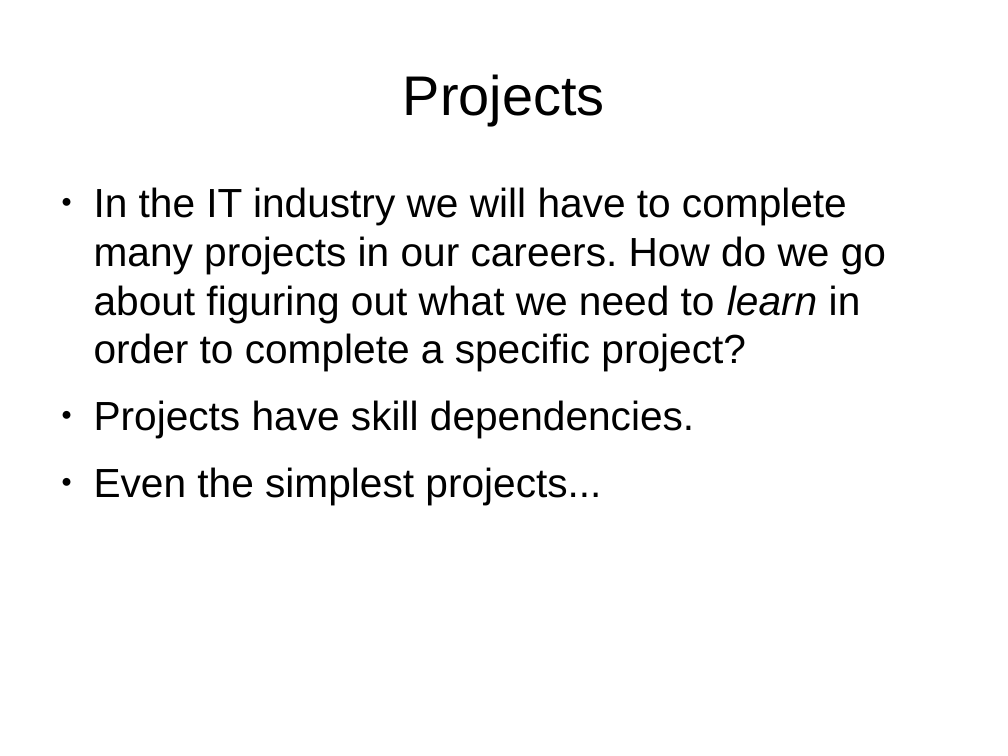
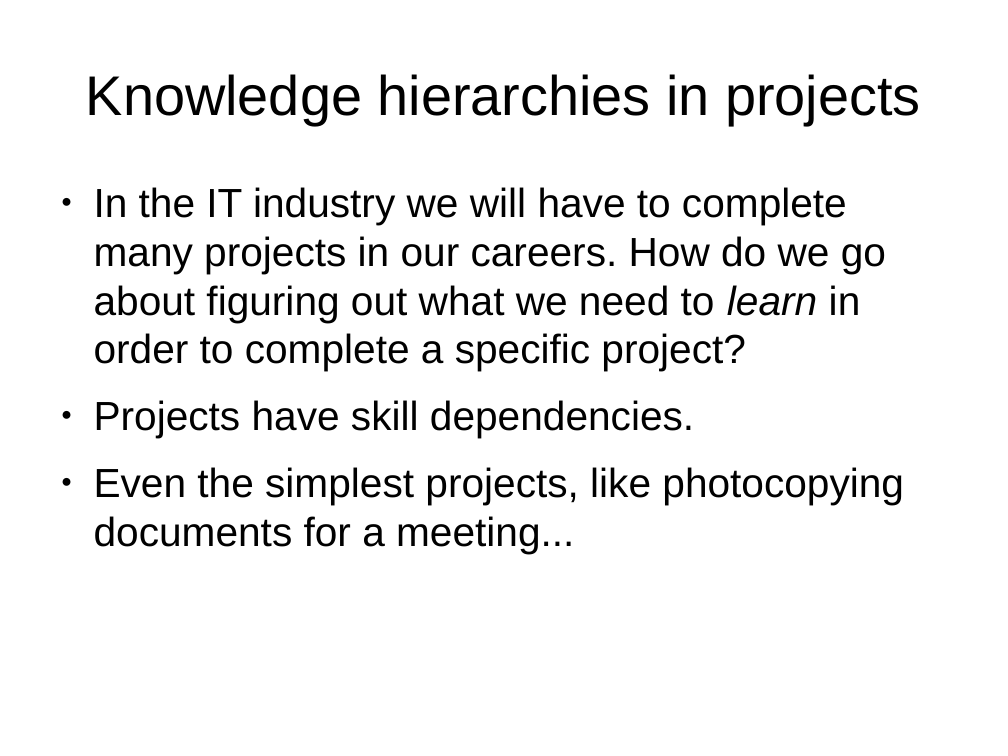
Before and after one commit to shuttle1987/CompCon2016, a slide deck: slide 8 of Slides.odp (slide 5 before the commit). Drawn at 1008x756 pixels with LibreOffice and Linux fonts; fonts in the diff are those of the drawing. Boxes give left, top, right and bottom in pixels: in the first picture for what was removed or moved away, otherwise in the second. Text is boxed around its words. In the diff, an @@ line names an element or a change of style, - is before the commit and + after.

```diff
--- a/Slides.odp
+++ b/Slides.odp
@@ title at (x1=86, y1=74, x2=921, y2=125): text changed @@
-Projects
+Knowledge hierarchies in projects
@@ text at (x1=94, y1=467, x2=904, y2=553): text changed @@
-● Even the simplest projects...
+● Even the simplest projects, like photocopying documents for a meeting...
```
Also in this commit, not shown: 8 other slides changed, 6 slides added, 1 slide removed.
